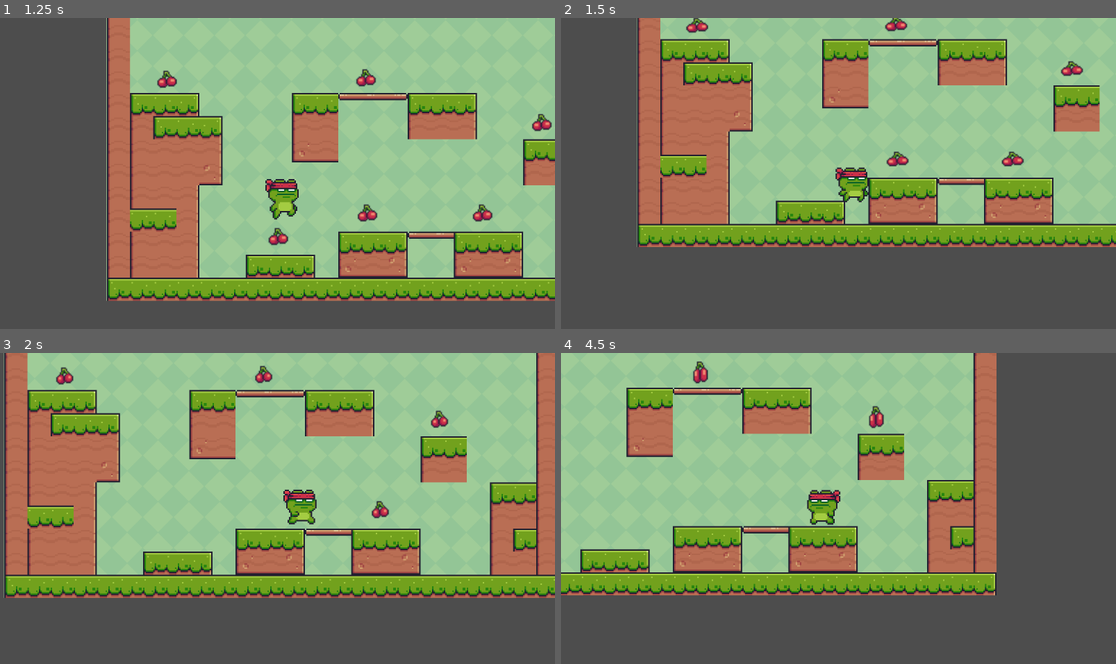
Above: before the commit, frames 1-4 (two rows, left to right).
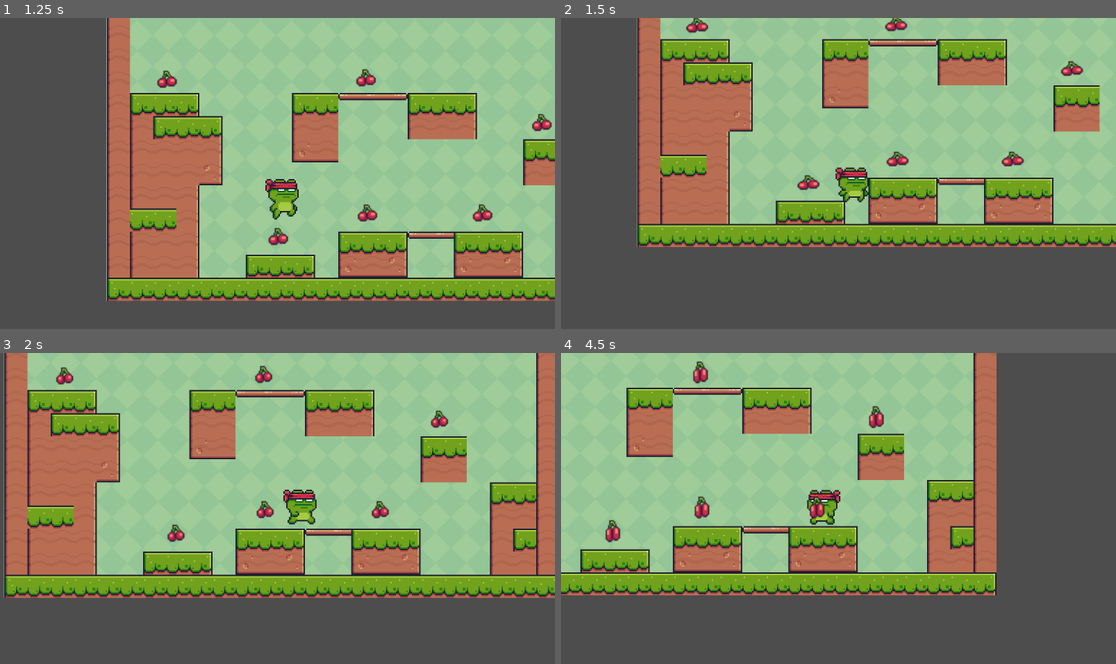
Above: after the commit, the same moments.

Repository: Eashana0104/2d-platformer-game
Game: Godot game, scene res://scenes/main.tscn
The game is run twice, just before and just after one commit, with the same random seed, the same clock (stepped at 60 frames per second) and the same inputs.
Inputs:
- Up to frame 1 (1.25 s): tap Enter (ui_accept) at 0.5, 0.77 s; hold Right (ui_right) from 0.53 s (still down)
- Up to frame 2 (1.5 s): keep holding Right (ui_right)
- Up to frame 3 (2 s): keep holding Right (ui_right); tap Enter (ui_accept) at 1.52 s
- Up to frame 4 (4.5 s): release Right (ui_right) at 2.03 s; hold Left (ui_left) 2.03-2.78 s; hold Right (ui_right) 2.78-4.28 s; tap Enter (ui_accept) at 3.02, 3.77 s; hold Left (ui_left) from 4.28 s (still down)

Frame 1 is identical in both runs. In frame 2, 0.1% of the frame differs, in the area x 42-47%, y 50-56%; in frame 3, 0.2%; in frame 4, 0.5%, in the area x 8-48%, y 45-61%.
Error after the commit: Attempt to call function 'increment_point' in base 'null instance' on a null instance. (res://scenes/collectable.gd:8)

Commit message:
Move collectables to a new parent subgroup for better readability

Diff:
--- a/scenes/main.tscn
+++ b/scenes/main.tscn
@@ -205,23 +205,25 @@
 position_smoothing_enabled = true
 position_smoothing_speed = 7.0
 
-[node name="Collectable" parent="." instance=ExtResource("5_tbgi4")]
+[node name="Collectable Objects" type="Node" parent="."]
+
+[node name="Collectable6" parent="Collectable Objects" instance=ExtResource("5_tbgi4")]
+position = Vector2(460, 138)
+
+[node name="Collectable2" parent="Collectable Objects" instance=ExtResource("5_tbgi4")]
+position = Vector2(278, 468)
+
+[node name="Collectable" parent="Collectable Objects" instance=ExtResource("5_tbgi4")]
 position = Vector2(47, 141)
 
-[node name="Collectable2" parent="." instance=ExtResource("5_tbgi4")]
-position = Vector2(278, 468)
-
-[node name="Collectable3" parent="." instance=ExtResource("5_tbgi4")]
+[node name="Collectable3" parent="Collectable Objects" instance=ExtResource("5_tbgi4")]
 position = Vector2(463, 419)
 
-[node name="Collectable4" parent="." instance=ExtResource("5_tbgi4")]
+[node name="Collectable4" parent="Collectable Objects" instance=ExtResource("5_tbgi4")]
 position = Vector2(702, 419)
 
-[node name="Collectable5" parent="." instance=ExtResource("5_tbgi4")]
+[node name="Collectable5" parent="Collectable Objects" instance=ExtResource("5_tbgi4")]
 position = Vector2(825, 231)
-
-[node name="Collectable6" parent="." instance=ExtResource("5_tbgi4")]
-position = Vector2(460, 138)
 
 [node name="GameManager" type="Node" parent="."]
 script = ExtResource("6_tefeu")
